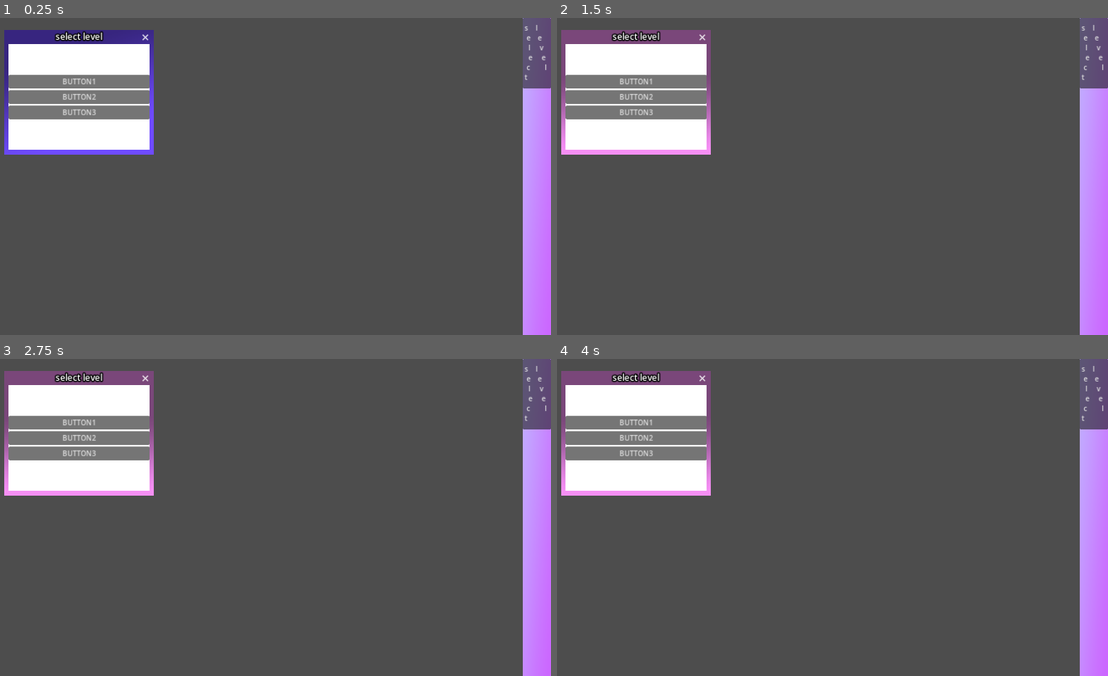
Above: before the commit, frames 1-4 (two rows, left to right).
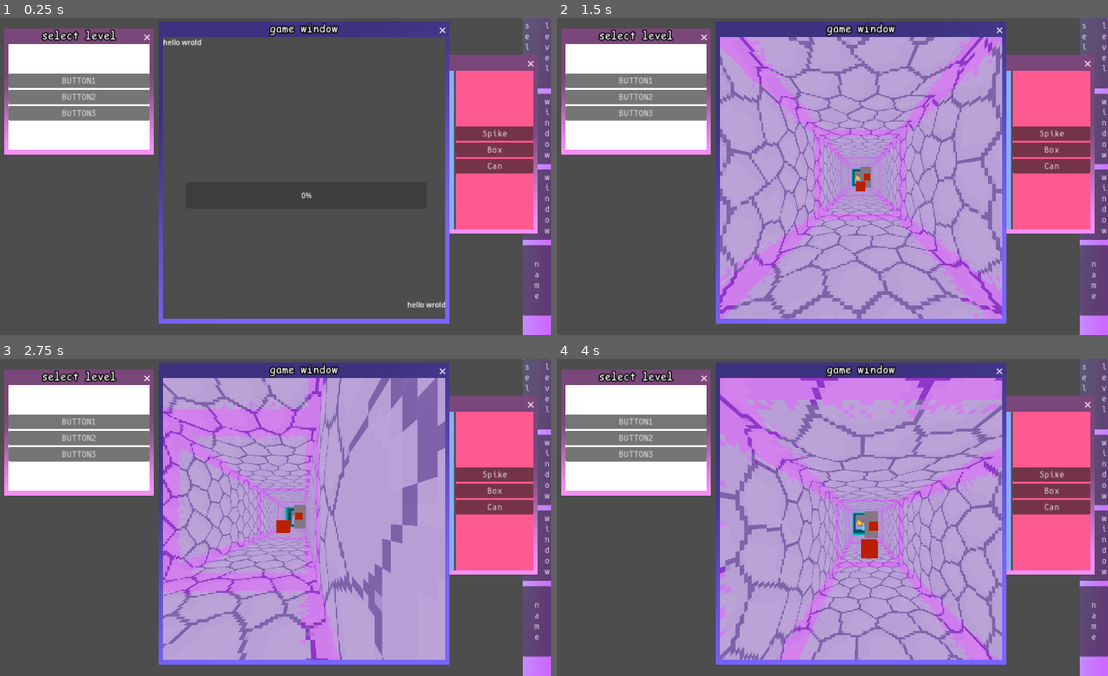
Above: after the commit, the same moments.

Repository: ktosox/GWJ77-Metamorphosis
Game: Godot game, scene res://game.tscn
Same seed, same stepped clock (60 frames per second), same inputs: the game is played once before the commit and once after it.
Inputs (mouse positions are in pixels of both pictures, inside the frame that each line leads up to):
- Up to frame 1 (0.25 s): no input
- Up to frame 2 (1.5 s): tap Enter (ui_accept) at 0.5, 0.77 s; move the mouse to (948, 160) at 0.52 s; hold D (Move_Right) 0.53-1.28 s; hold Right mouse button (RMB) 0.53-1.28 s; click (948, 160) at 0.67 s; tap Space at 1.25 s; move the mouse to (711, 192) at 1.27 s; hold S (Move_Down) from 1.28 s (still down); right-click (711, 192) at 1.35 s
- Up to frame 3 (2.75 s): tap Enter (ui_accept) at 1.52 s; move the mouse to (325, 447) at 2.02 s; release S (Move_Down) at 2.03 s; hold D (Move_Right) from 2.03 s (still down); hold Right mouse button (RMB) from 2.03 s (still down)
- Up to frame 4 (4 s): move the mouse to (799, 580) at 2.77 s; release D (Move_Right) at 2.78 s; release Right mouse button (RMB) at 2.78 s; hold W (Move_Up) 2.78-3.53 s; right-click (799, 580) at 2.85 s; click (799, 580) at 2.92 s; tap Enter (ui_accept) at 3.02, 3.77 s; move the mouse to (997, 565) at 3.52 s; hold A (Move_Left) from 3.53 s (still down); hold Right mouse button (RMB) from 3.53 s (still down)

The runs differ from the first frame. In frame 1, 19% of the frame differs, in the area x 0-100%, y 1-97%; in frame 2, 63%; in frame 3, 63%; in frame 4, 63%.

Commit message:
added fonts

Diff:
--- a/Game/game.tscn
+++ b/Game/game.tscn
@@ -55,13 +55,12 @@
 [node name="SelectLevelButton" type="Button" parent="PanelTexture/Layout"]
 custom_minimum_size = Vector2(0, 160)
 layout_mode = 2
-text = "s    l
- e    e
-  l     v
-  e     e
- c        l
-t         "
-alignment = 0
+text = "s   l
+e   e
+l   v
+e   e
+c   l
+t    "
 autowrap_mode = 2
 
 [node name="Control4" type="Control" parent="PanelTexture/Layout"]
@@ -69,15 +68,14 @@
 layout_mode = 2
 
 [node name="GameWindowButton" type="Button" parent="PanelTexture/Layout"]
-visible = false
 custom_minimum_size = Vector2(0, 160)
 layout_mode = 2
-text = "g      w
- a       i
-  m     n
-  e     d
-        o
-         w"
+text = "g   w
+a   i
+m   n
+e   d
+    o
+    w"
 autowrap_mode = 2
 
 [node name="Control3" type="Control" parent="PanelTexture/Layout"]
@@ -85,17 +83,15 @@
 layout_mode = 2
 
 [node name="HiddenWindowButton" type="Button" parent="PanelTexture/Layout"]
-visible = false
 custom_minimum_size = Vector2(0, 160)
 layout_mode = 2
-text = "h     w
-i        i
-d      n
-d      d
-e      o
-n     w
+text = "h   w
+i   i
+d   n
+d   d
+e   o
+n   w
 "
-alignment = 2
 autowrap_mode = 2
 
 [node name="Control" type="Control" parent="PanelTexture/Layout"]
@@ -103,7 +99,6 @@
 layout_mode = 2
 
 [node name="LinkButton4" type="Button" parent="PanelTexture/Layout"]
-visible = false
 custom_minimum_size = Vector2(0, 160)
 layout_mode = 2
 text = "n
@@ -156,7 +151,6 @@
 title = "hidden window"
 position = Vector2i(520, 120)
 size = Vector2i(720, 360)
-visible = false
 unresizable = true
 script = ExtResource("3_mw1gv")
 
@@ -168,9 +162,8 @@
 
 [node name="GameWindow" type="Window" parent="."]
 title = "game window"
-position = Vector2i(400, 36)
+position = Vector2i(400, 44)
 size = Vector2i(640, 640)
-visible = false
 unresizable = true
 script = ExtResource("3_mw1gv")
 
--- a/Game/interface/main_theme.tres
+++ b/Game/interface/main_theme.tres
@@ -1,12 +1,19 @@
-[gd_resource type="Theme" load_steps=3 format=3 uid="uid://dbotcsipmht72"]
+[gd_resource type="Theme" load_steps=5 format=3 uid="uid://dbotcsipmht72"]
 
 [ext_resource type="StyleBox" uid="uid://b643uoxsfu6y5" path="res://resources/interface_theme/window_border_focused.tres" id="1_1aqhb"]
+[ext_resource type="FontFile" uid="uid://b78omn5loj8l7" path="res://resources/fonts/simply_mono_2/SimplyMono-Book.ttf" id="1_1mfeb"]
+[ext_resource type="FontFile" uid="uid://bels28mhb7p0e" path="res://resources/fonts/koomik_mono/KoomikMono-Regular.otf" id="1_ifgcg"]
 [ext_resource type="StyleBox" uid="uid://cxrhqx3jk4p3j" path="res://resources/interface_theme/window_border_unfocused.tres" id="2_dw5w7"]
 
 [resource]
+Button/font_sizes/font_size = 19
+Button/fonts/font = ExtResource("1_1mfeb")
 Window/colors/title_color = Color(1, 1, 1, 1)
-Window/colors/title_outline_modulate = Color(0, 0, 0, 1)
+Window/constants/close_h_offset = 14
+Window/constants/close_v_offset = 24
+Window/constants/title_height = 44
 Window/constants/title_outline_size = 10
-Window/font_sizes/title_font_size = 20
+Window/font_sizes/title_font_size = 24
+Window/fonts/title_font = ExtResource("1_ifgcg")
 Window/styles/embedded_border = ExtResource("1_1aqhb")
 Window/styles/embedded_unfocused_border = ExtResource("2_dw5w7")
--- a/Game/resources/interface_theme/window_border_focused.tres
+++ b/Game/resources/interface_theme/window_border_focused.tres
@@ -14,7 +14,7 @@
 [resource]
 texture = SubResource("GradientTexture2D_m730x")
 expand_margin_left = 10.0
-expand_margin_top = 32.0
+expand_margin_top = 36.0
 expand_margin_right = 10.0
 expand_margin_bottom = 10.0
-modulate_color = Color(0.436106, 0.295429, 0.999957, 1)
+modulate_color = Color(0.478589, 0.392245, 0.999979, 1)
--- a/Game/resources/interface_theme/window_border_unfocused.tres
+++ b/Game/resources/interface_theme/window_border_unfocused.tres
@@ -14,7 +14,7 @@
 [resource]
 texture = SubResource("GradientTexture2D_m730x")
 expand_margin_left = 10.0
-expand_margin_top = 32.0
+expand_margin_top = 36.0
 expand_margin_right = 10.0
 expand_margin_bottom = 10.0
 modulate_color = Color(0.962449, 0.560859, 0.957705, 1)
Binary file added: Game/resources/fonts/flexi_ibm_vga_true/Flexi_IBM_VGA_True.ttf
Not shown, added: Game/resources/fonts/flexi_ibm_vga_true/Flexi_IBM_VGA_True.ttf.import
Binary file added: Game/resources/fonts/flexi_ibm_vga_true/Flexi_IBM_VGA_True_437.ttf
Not shown, added: Game/resources/fonts/flexi_ibm_vga_true/Flexi_IBM_VGA_True_437.ttf.import
Not shown, added: Game/resources/fonts/flexi_ibm_vga_true/LICENSE.TXT
Not shown, added: Game/resources/fonts/flexi_ibm_vga_true/README.TXT
Binary file added: Game/resources/fonts/koomik_mono/KoomikMono-Regular.otf
Not shown, added: Game/resources/fonts/koomik_mono/KoomikMono-Regular.otf.import
Not shown, added: Game/resources/fonts/simply_mono_2/FONTLOG.txt
Not shown, added: Game/resources/fonts/simply_mono_2/SIL - Open Font License.txt
Binary file added: Game/resources/fonts/simply_mono_2/SimplyMono-Bold.ttf
Not shown, added: Game/resources/fonts/simply_mono_2/SimplyMono-Bold.ttf.import
(and 7 more such lines)
